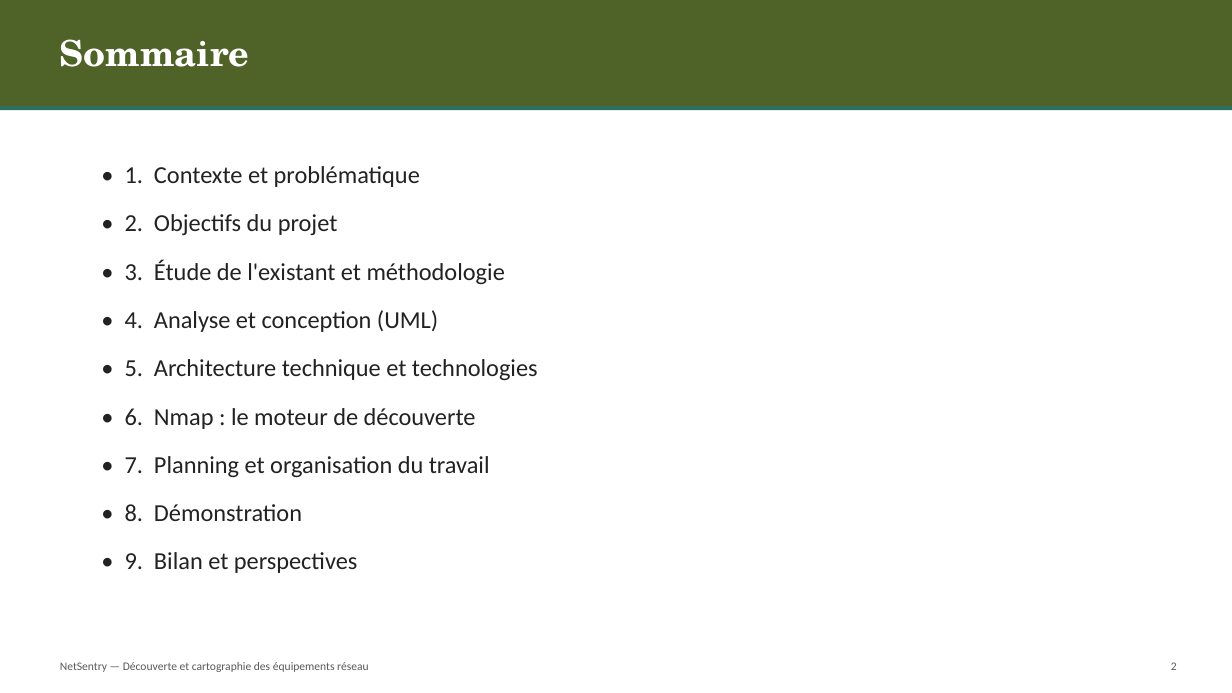
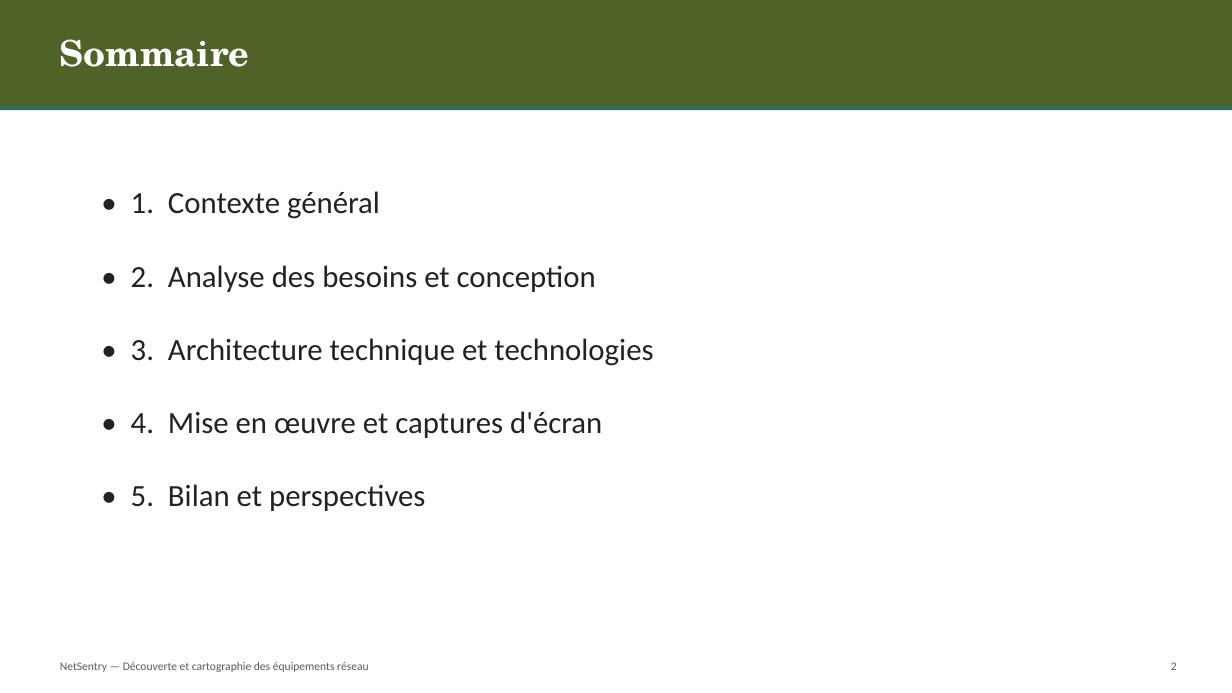
Before and after one commit to Ramiu88/NetSentry, a slide deck: slide 2 of rapport/NetSentry_Presentation.pptx. Drawn at 1232x693 pixels with LibreOffice and Linux fonts; fonts in the diff are those of the drawing. Boxes give left, top, right and bottom in pixels: in the first picture for what was removed or moved away, otherwise in the second. Text is boxed around its words. In the diff, an @@ line names an element or a change of style, - is before the commit and + after.

```diff
--- a/rapport/NetSentry_Presentation.pptx
+++ b/rapport/NetSentry_Presentation.pptx
@@ text at bbox=[131, 191, 653, 511]: text changed; size 19 to 24 pt @@
-• 1. Contexte et problématique
-• 2. Objectifs du projet
-• 3. Étude de l'existant et méthodologie
-• 4. Analyse et conception (UML)
-• 5. Architecture technique et technologies
-• 6. Nmap : le moteur de découverte
-• 7. Planning et organisation du travail
-• 8. Démonstration
-• 9. Bilan et perspectives
+• 1. Contexte général
+• 2. Analyse des besoins et conception
+• 3. Architecture technique et technologies
+• 4. Mise en œuvre et captures d'écran
+• 5. Bilan et perspectives
```
Also in this commit, not shown: 18 other slides changed, 1 slide added.
